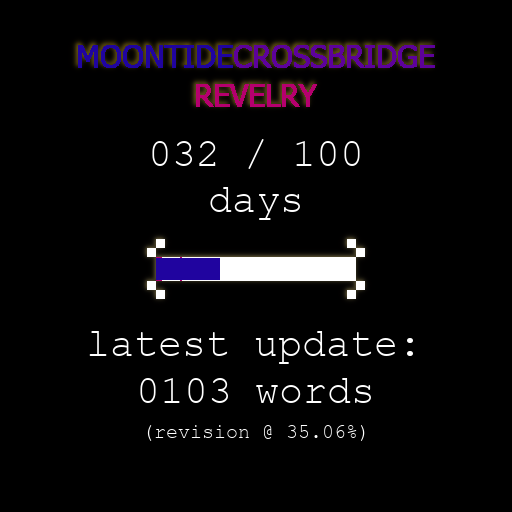
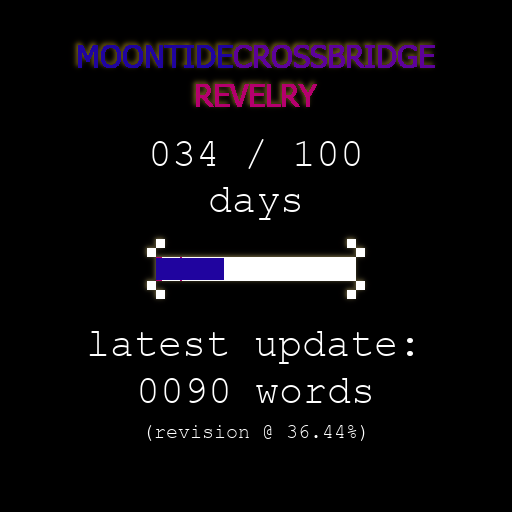
Revision of a layered (512, 512) image; what changed, layer by layer:
painted on "progress bar" over [220, 258, 224, 280]
renamed "(revision @ 35.06%)" to "(revision @ 36.44%)", painted on it over [299, 425, 345, 438]
painted on "XXX / 100" over [199, 141, 216, 166]
painted on "0000" over [164, 378, 228, 403]
